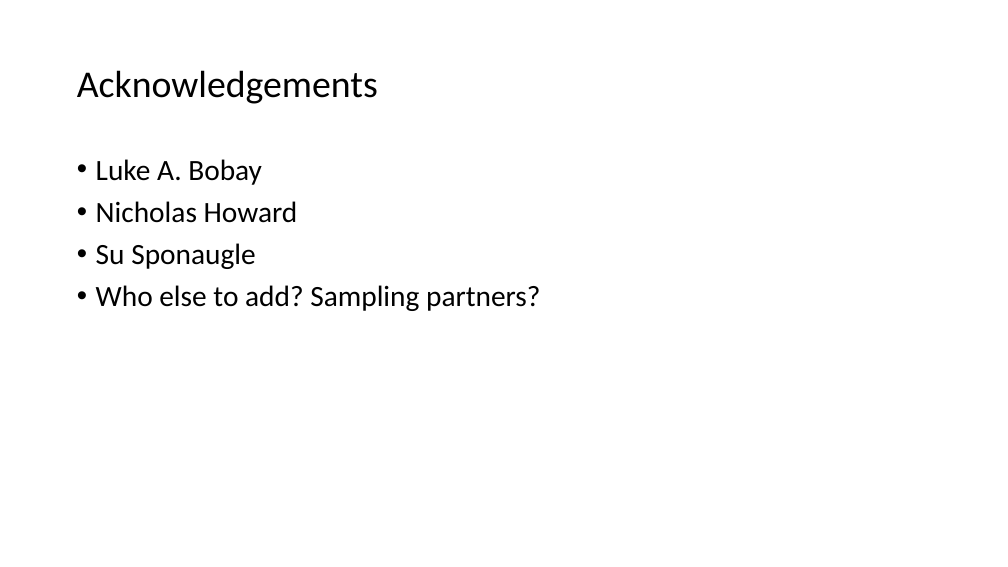
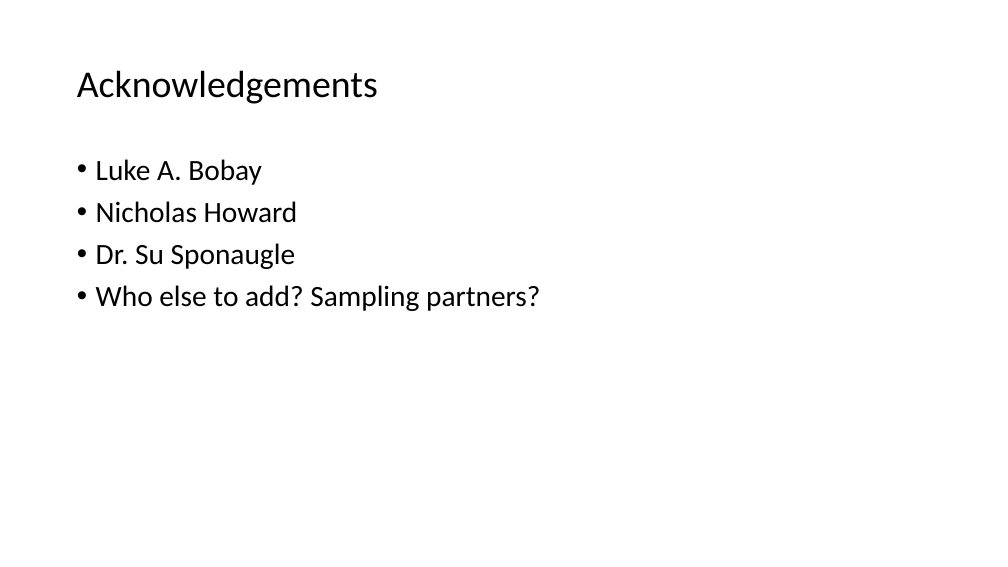
Before and after one commit to LukeABobay/larval-fish-community-analysis, a slide deck: slide 27 of PICES 2026 Presentation.pptx. Drawn at 1008x567 pixels with LibreOffice and Linux fonts; fonts in the diff are those of the drawing. Boxes give left, top, right and bottom in pixels: in the first picture for what was removed or moved away, otherwise in the second. Text is boxed around its words. In the diff, an @@ line names an element or a change of style, - is before the commit and + after.

```diff
--- a/PICES 2026 Presentation.pptx
+++ b/PICES 2026 Presentation.pptx
@@ text at (96,243,295,269): text changed @@
-• Su Sponaugle
+• Dr. Su Sponaugle
```
Also in this commit, not shown: 2 other slides changed, 2 slides added.
